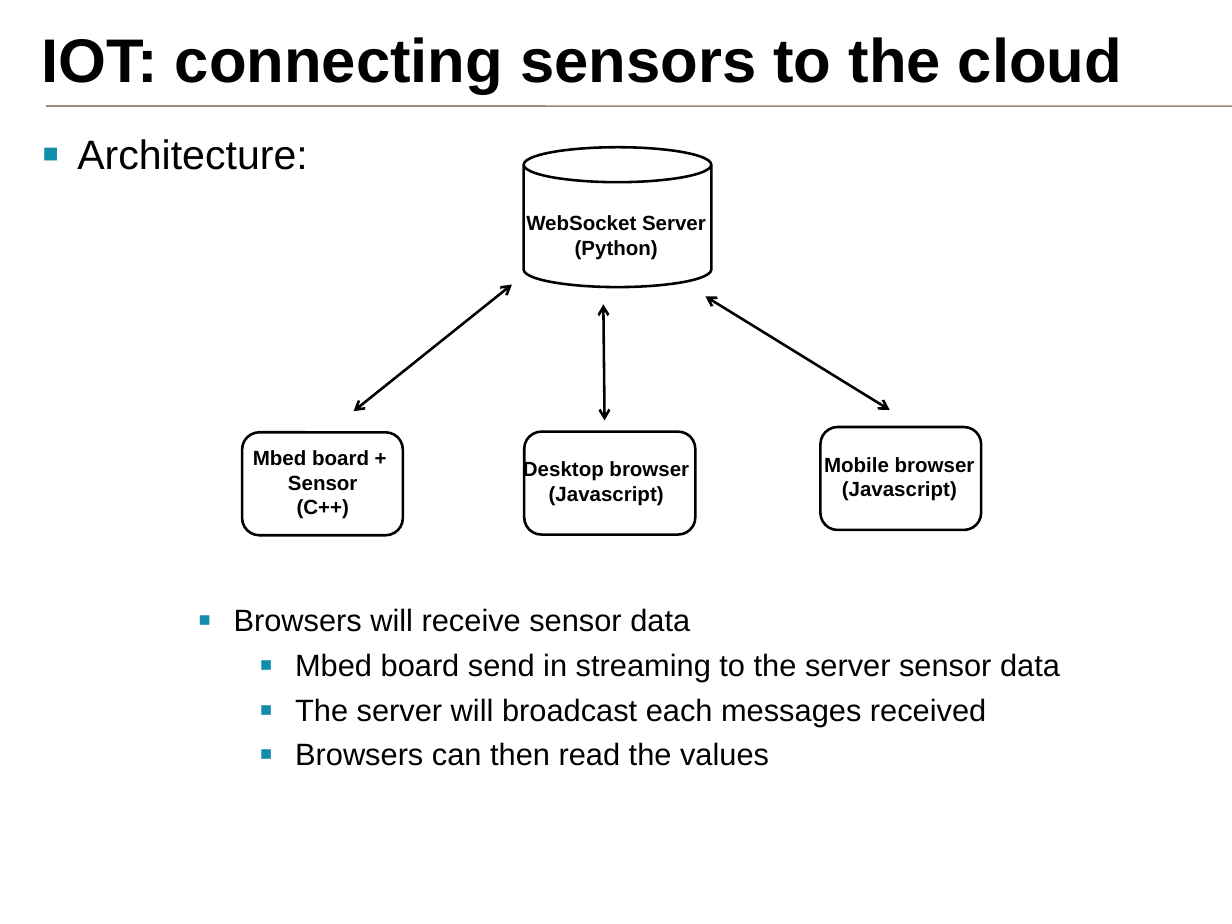
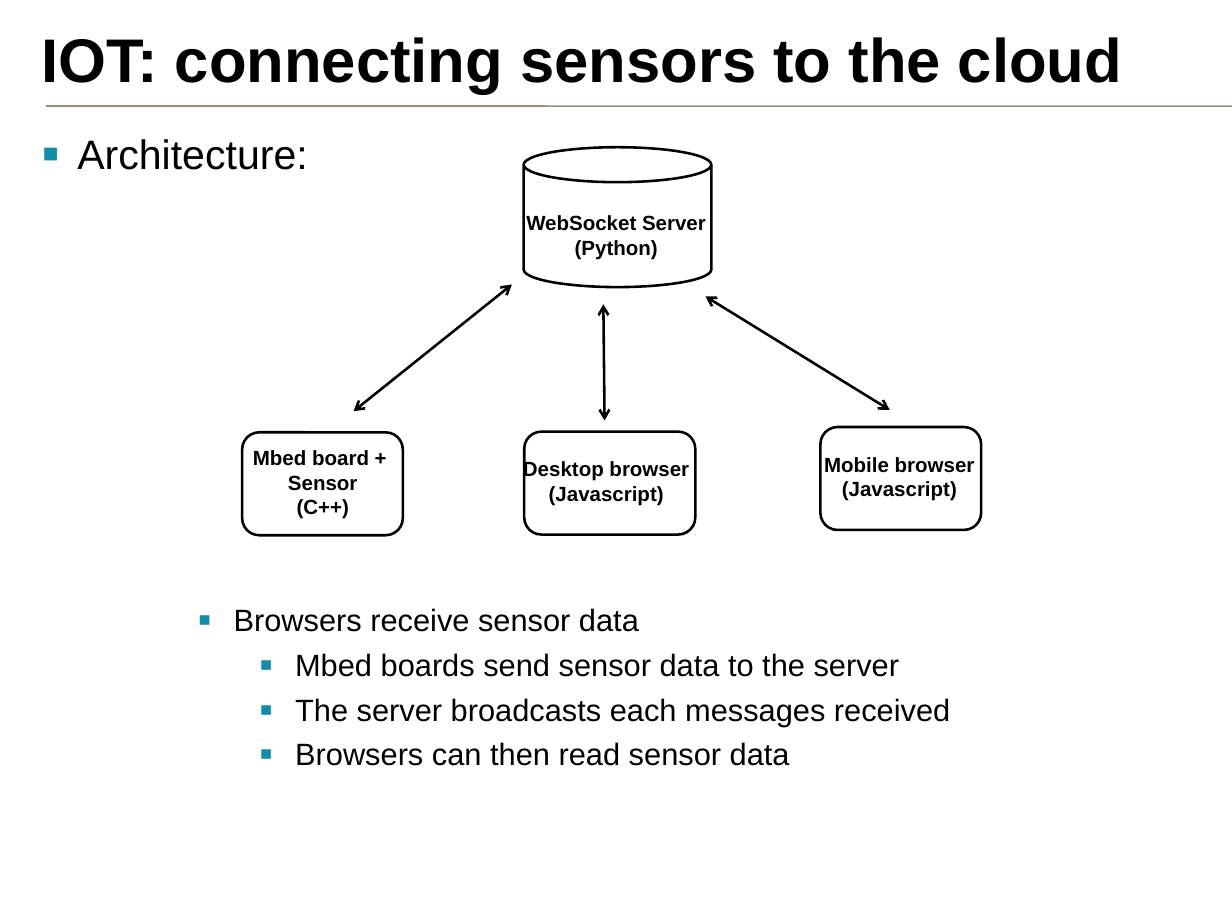
Before and after one commit to samux/ARM-internship-report, a slide deck: slide 9 of presentation_en/pres.pptx. Drawn at 1232x924 pixels with LibreOffice and Linux fonts; fonts in the diff are those of the drawing; background and template pictures are left out. Boxes give left, top, right and bottom in pixels: in the first picture for what was removed or moved away, otherwise in the second. Text is boxed around its words. In the diff, an @@ line names an element or a change of style, - is before the commit and + after.

```diff
--- a/presentation_en/pres.pptx
+++ b/presentation_en/pres.pptx
@@ text at <box>234,608,950,766</box>: text changed @@
-▪ Browsers will receive sensor data
-  ▪ Mbed board send in streaming to the server sensor data
-  ▪ The server will broadcast each messages received
-  ▪ Browsers can then read the values
+▪ Browsers receive sensor data
+  ▪ Mbed boards send sensor data to the server
+  ▪ The server broadcasts each messages received
+  ▪ Browsers can then read sensor data
```
Also in this commit, not shown: 10 other slides changed, 6 slides removed, 6 other files.
